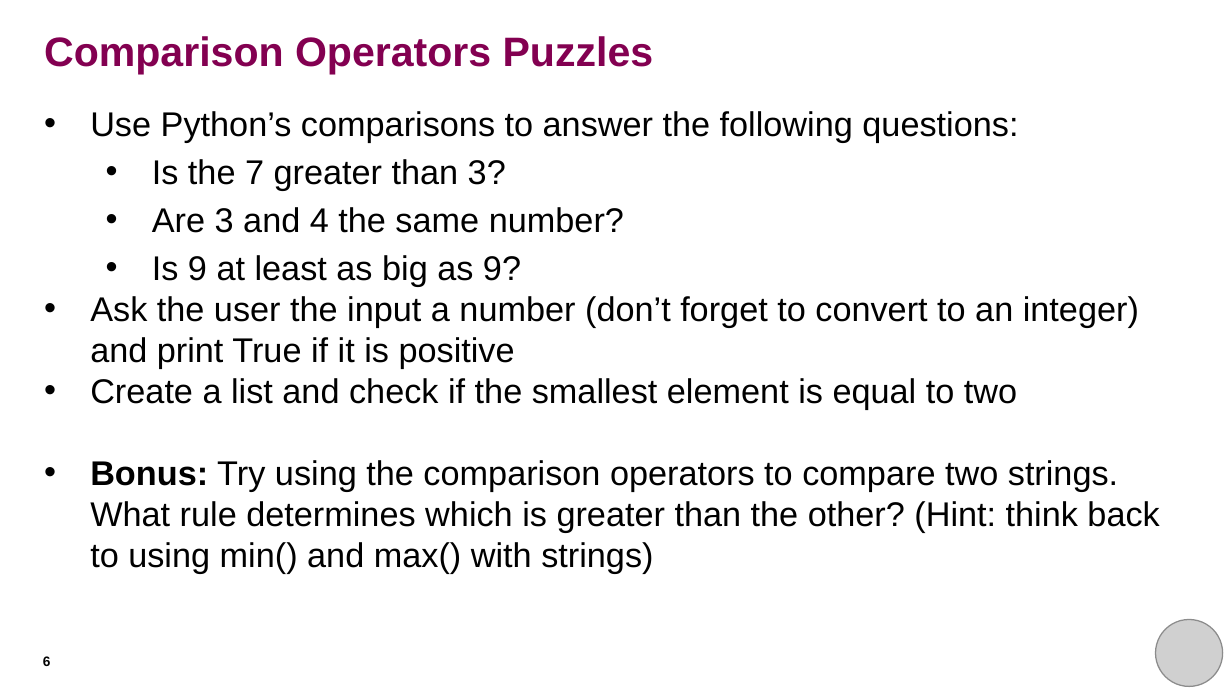
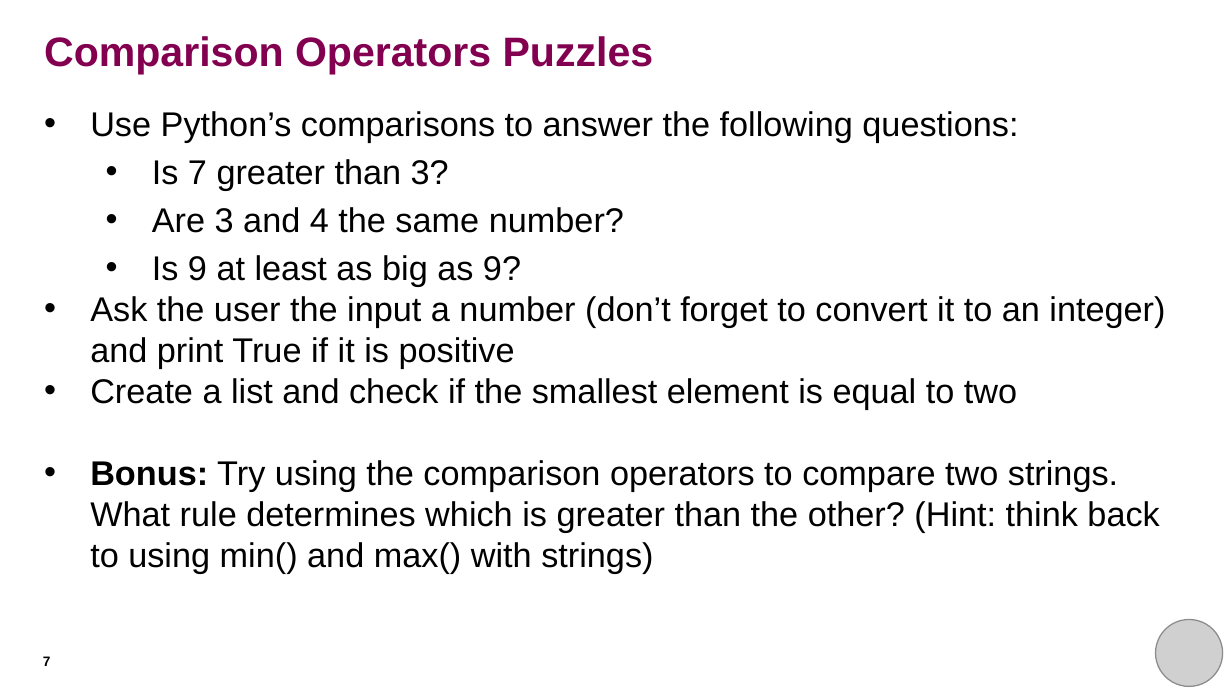
Before and after one commit to rkhetani/beginners-python, a slide deck: slide 7 of session_three/session_three_presentation.pptx (slide 6 before the commit). Drawn at 1232x693 pixels with LibreOffice and Linux fonts; fonts in the diff are those of the drawing; grey boxes stand for pictures. Boxes give left, top, right and bottom in pixels: in the first picture for what was removed or moved away, otherwise in the second. Text is boxed around its words. In the diff, an @@ line names an element or a change of style, - is before the commit and + after.

```diff
--- a/session_three/session_three_presentation.pptx
+++ b/session_three/session_three_presentation.pptx
@@ text at (152,159,449,190): text changed @@
-  • Is the 7 greater than 3?
+  • Is 7 greater than 3?
@@ text at (90,296,1165,368): text changed @@
-• Ask the user the input a number (don’t forget to convert to an integer) and print True if it is positive
+• Ask the user the input a number (don’t forget to convert it to an integer) and print True if it is positive
@@ page number at (43,656,51,666): text changed @@
-6
+7
```
Also in this commit, not shown: 5 other slides changed, 2 slides added, 4 other files.
